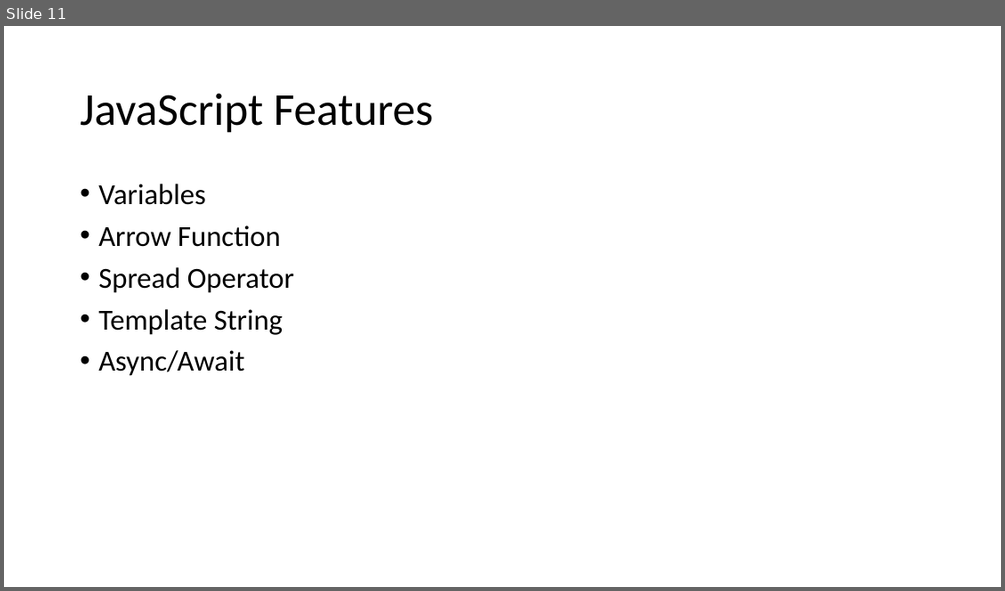
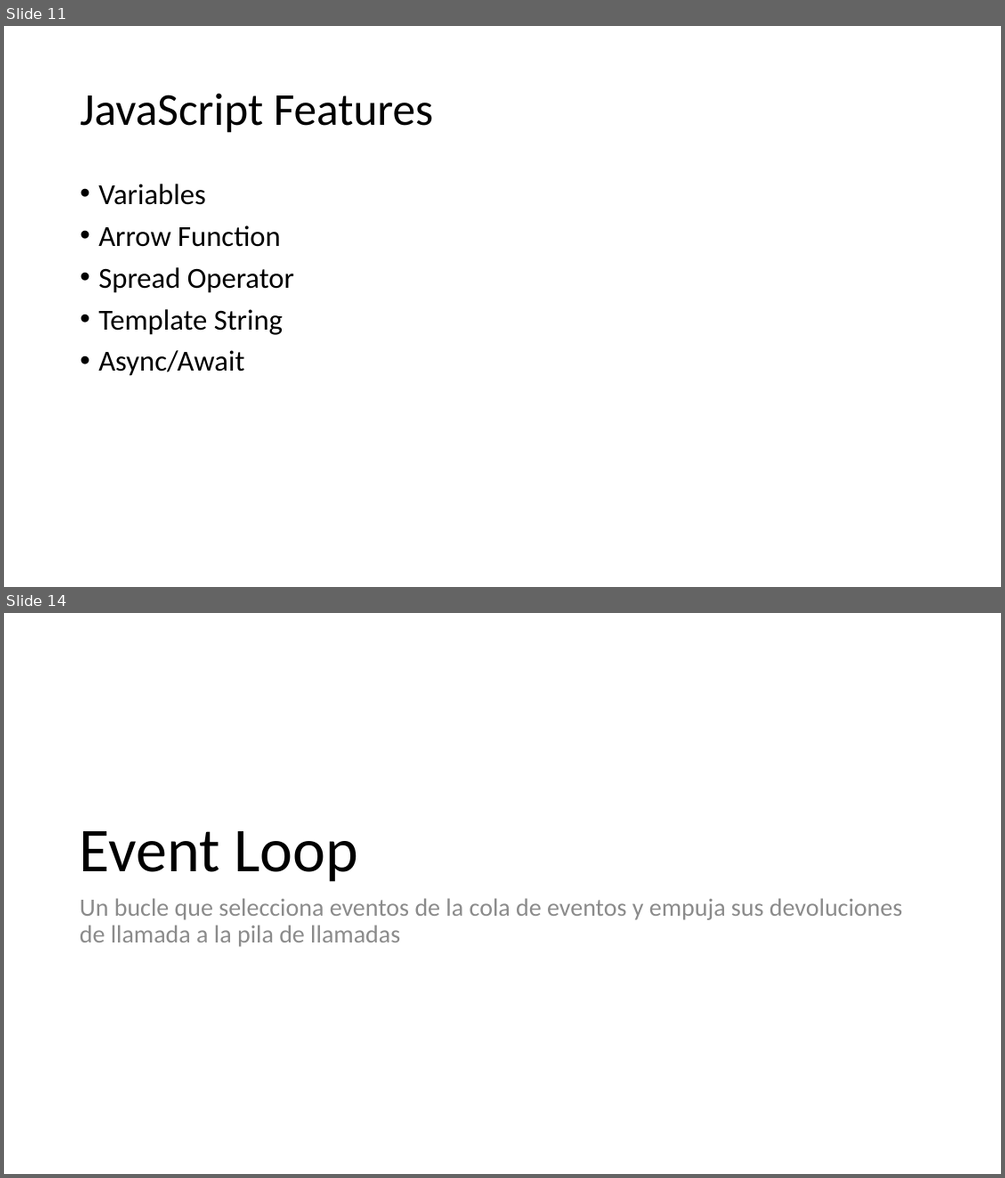
Before and after one commit to germankuber/NodeJs-Workshop, a slide deck: Presentation.pptx. Shown one above the other, each under a label of ours: slide 11 before the commit, slides 11 and 14 after it; the slides between them are not shown. The pictures are 1005x591 and 1005x1178 pixels, drawn with LibreOffice and Linux fonts; fonts in the diff are those of the drawing. Boxes give left, top, right and bottom in pixels: in the first picture for what was removed or moved away, otherwise in the second. Text is boxed around its words. In the diff, an @@ line names an element or a change of style, - is before the commit and + after.

Commit message:
Add event loop ppts and examples

```diff
--- a/Presentation.pptx
+++ b/Presentation.pptx
@@ slide 14 added at bbox=[4, 613, 1001, 1174], background #FFFFFF @@
@@ title added at bbox=[80, 831, 358, 882], 60 pt, text #000000 @@
+Event Loop
@@ text added at bbox=[80, 898, 902, 947], 24 pt, text #8C8C8C @@
+Un bucle que selecciona eventos de la cola de eventos y empuja sus devoluciones de llamada a la pila de llamadas
```
Also in this commit, not shown: 7 other slides added, 3 other files.
